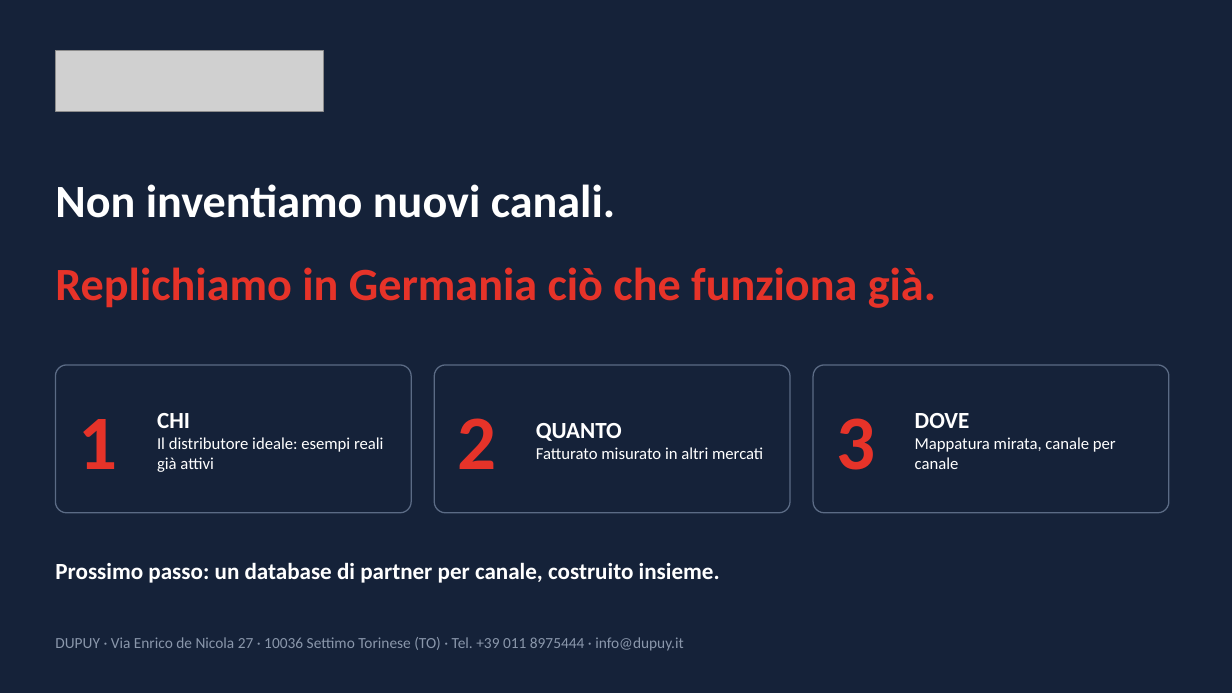
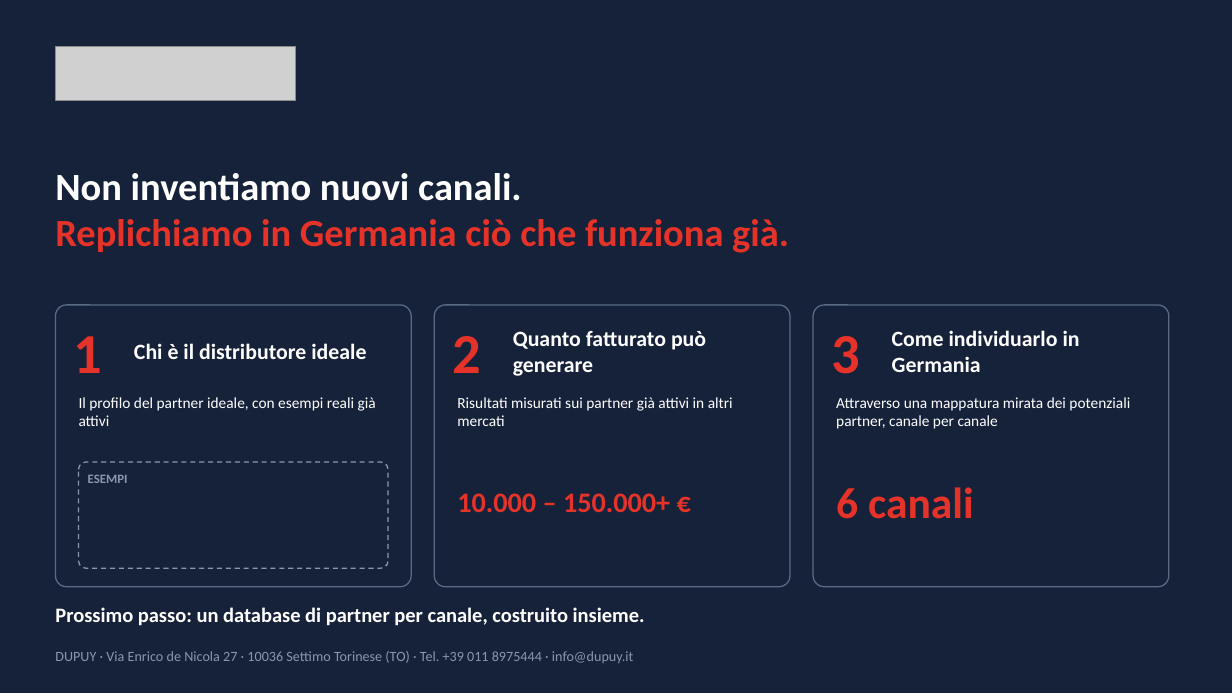
Before and after one commit to rarmentaro1204/routinedupuy, a slide deck: slide 9 of DUPUY_Germania_Canali.pptx. Drawn at 1232x693 pixels with LibreOffice and Linux fonts; fonts in the diff are those of the drawing; grey boxes stand for pictures. Boxes give left, top, right and bottom in pixels: in the first picture for what was removed or moved away, otherwise in the second. Text is boxed around its words. In the diff, an @@ line names an element or a change of style, - is before the commit and + after.

```diff
--- a/DUPUY_Germania_Canali.pptx
+++ b/DUPUY_Germania_Canali.pptx
@@ picture: place and size @@
-picture at (55,51,323,111)
+picture at (55,46,296,101)
@@ text "Non inventiamo nuovi canali.": place and size @@
-text "Non inventiamo nuovi canali." at (55,184,615,218)
+text "Non inventiamo nuovi canali." at (55,173,789,253)
@@ text at (55,173,522,201): size 36 to 30 pt in "Non inventiamo nuovi canali." @@
@@ text at (55,219,789,253): paragraph added @@
+Replichiamo in Germania ciò che funziona già.
@@ text removed at (55,267,936,308) @@
-Replichiamo in Germania ciò che funziona già.
@@ rounded rectangle: place and size @@
-rounded rectangle at (55,365,411,513)
+rounded rectangle at (55,305,411,587)
@@ text "1": place and size @@
-text "1" at (79,419,118,469)
+text "1" at (74,336,103,373)
@@ rounded rectangle: place and size @@
-rounded rectangle at (434,365,790,513)
+rounded rectangle at (434,305,790,587)
@@ text "2": place and size @@
-text "2" at (457,418,496,469)
+text "2" at (453,336,482,373)
@@ proportions changed in 3 elements at (55,305,411,587), (434,305,790,587), (813,305,1169,587) @@
@@ rounded rectangle: place and size @@
-rounded rectangle at (813,365,1169,513)
+rounded rectangle at (813,305,1169,587)
@@ size 60 to 44 pt in 3 elements at (74,336,103,373), (453,336,482,373), (832,336,861,374) @@
@@ text "3": place and size @@
-text "3" at (836,418,875,470)
+text "3" at (832,336,861,374)
@@ text added at (134,343,366,359), 17 pt, text #FFFFFF, bold @@
+Chi è il distributore ideale
@@ text added at (513,331,706,376), 17 pt, text #FFFFFF, bold @@
+Quanto fatturato può generare
@@ text added at (892,330,1080,372), 17 pt, text #FFFFFF, bold @@
+Come individuarlo in Germania
@@ text at (79,397,376,426): text changed; size 13 to 12 pt @@
-CHI
-Il distributore ideale: esempi reali già attivi
+Il profilo del partner ideale, con esempi reali già attivi
@@ vertical alignment middle to top in 3 elements at (79,397,376,426), (836,397,1130,429), (457,397,733,426) @@
@@ text at (457,397,733,426): text changed; size 13 to 12 pt @@
-QUANTO
-Fatturato misurato in altri mercati
+Risultati misurati sui partner già attivi in altri mercati
@@ text at (836,397,1130,429): text changed; size 13 to 12 pt @@
-DOVE
-Mappatura mirata, canale per canale
+Attraverso una mappatura mirata dei potenziali partner, canale per canale
@@ rounded rectangle added at (79,462,388,568), fill #152239, outline #8A97AB 1 pt dashed @@
@@ text added at (88,475,128,483), 10 pt, text #8A97AB, bold @@
+ESEMPI
@@ text added at (457,493,670,512), 22 pt, text #E63329, bold @@
+10.000 – 150.000+ €
@@ text added at (836,487,974,519), 34 pt, text #E63329, bold @@
+6 canali
@@ text "Prossimo passo: un database di ...": place and size @@
-text "Prossimo passo: un database di ..." at (55,562,720,583)
+text "Prossimo passo: un database di ..." at (55,607,645,626)
@@ text "Prossimo passo: un database di ..." at (55,607,645,626): size 18 to 16 pt @@
@@ text "DUPUY · Via Enrico de ...": place and size @@
-text "DUPUY · Via Enrico de ..." at (55,637,684,651)
+text "DUPUY · Via Enrico de ..." at (55,651,633,663)
@@ text "DUPUY · Via Enrico de ..." at (55,651,633,663): size 12 to 11 pt @@
```
Also in this commit, not shown: 3 other slides changed, 2 other files.
